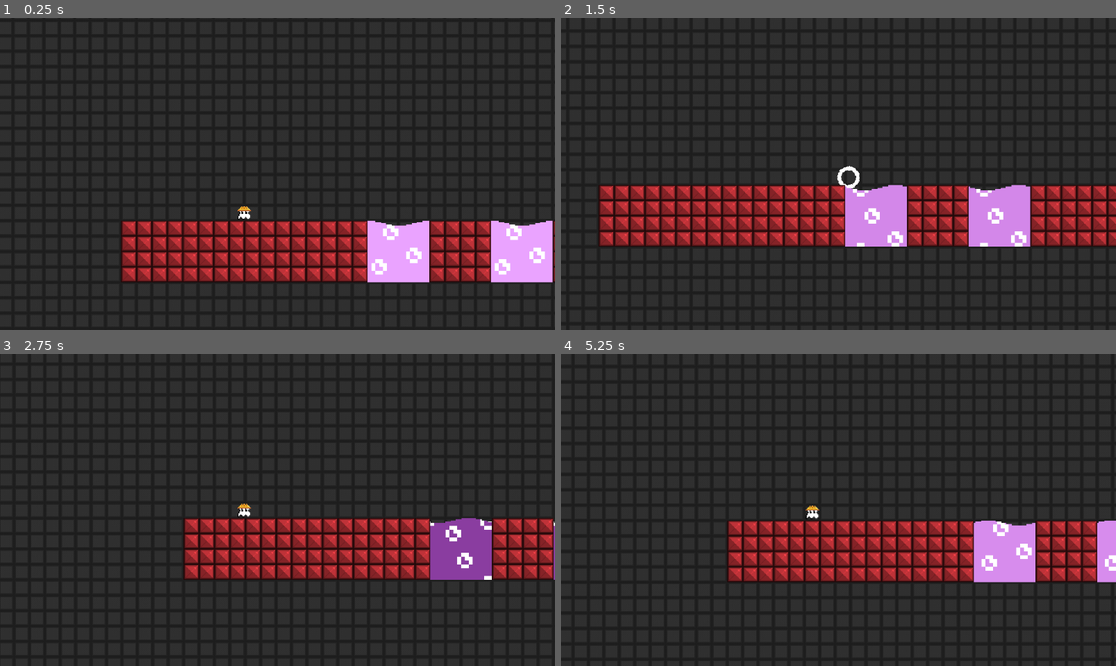
Above: before the commit, frames 1-4 (two rows, left to right).
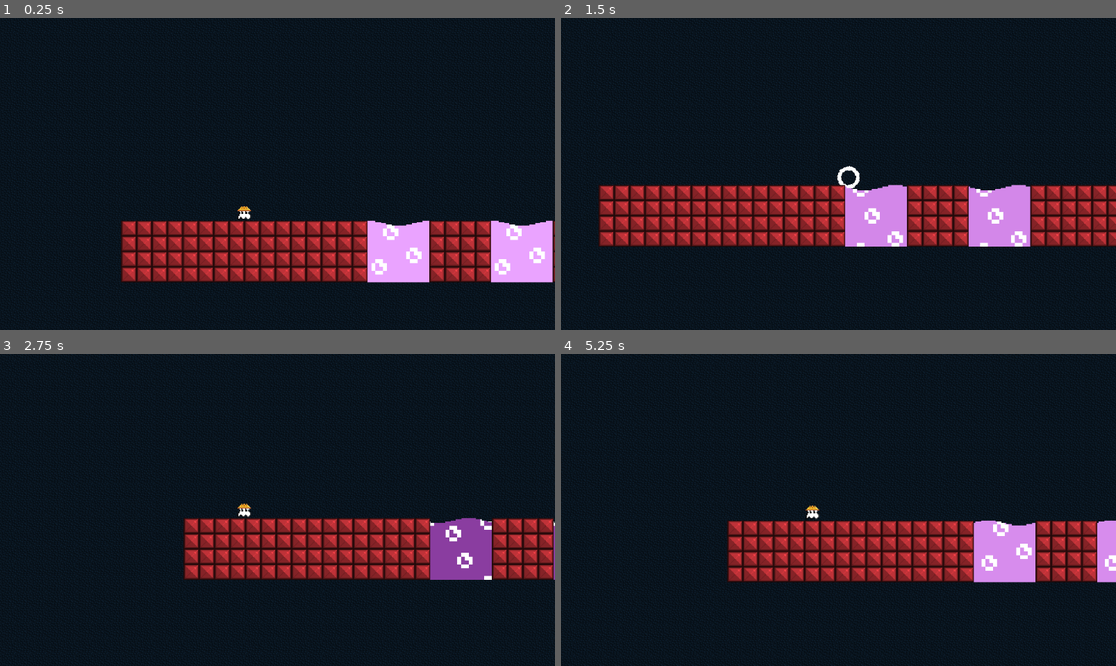
Above: after the commit, the same moments.

Repository: Monczak/warsztatyletni2025
Game: Godot game, scene res://src/Root.tscn
The game is run twice, just before and just after one commit, with the same random seed, the same clock (stepped at 60 frames per second) and the same inputs.
Inputs (mouse positions are in pixels of both pictures, inside the frame that each line leads up to):
- Up to frame 1 (0.25 s): no input
- Up to frame 2 (1.5 s): move the mouse to (960, 158) at 0.52 s; hold Right (MoveRight) from 0.53 s (still down); tap Z (Interact) at 0.6, 1.35 s; click (960, 158) at 0.67 s; tap Up (Jump) at 0.77 s; move the mouse to (727, 189) at 1.27 s
- Up to frame 3 (2.75 s): tap Up (Jump) at 1.52 s; move the mouse to (333, 441) at 2.02 s; release Right (MoveRight) at 2.03 s; hold Left (MoveLeft) from 2.03 s (still down); tap Z (Interact) at 2.1 s
- Up to frame 4 (5.25 s): move the mouse to (810, 572) at 2.77 s; release Left (MoveLeft) at 2.78 s; hold Right (MoveRight) 2.78-4.28 s; tap Z (Interact) every 0.75 s from 2.85 to 5.1 s; click (810, 572) at 2.92 s; tap Up (Jump) at 3.02, 3.77, 4.52 s; move the mouse to (1005, 556) at 3.52 s; move the mouse to (672, 463) at 4.27 s; hold Left (MoveLeft) 4.28-5.03 s; move the mouse to (866, 510) at 5.02 s; hold Right (MoveRight) from 5.03 s (still down); click (866, 510) at 5.17 s

The runs differ from the first frame. In frame 1, 60% of the frame differs, in the area x 0-100%, y 0-100%; in frame 2, 59%; in frame 3, 62%; in frame 4, 62%.

Commit message:
Revert old background

Diff:
--- a/src/Background.tscn
+++ b/src/Background.tscn
@@ -1,16 +1,16 @@
 [gd_scene load_steps=3 format=3 uid="uid://bpl8ff35757bq"]
 
 [ext_resource type="Script" path="res://src/Background.gd" id="1_gya2p"]
-[ext_resource type="Texture2D" uid="uid://6tp0gx2h12df" path="res://images/Background2.png" id="2_aqij2"]
+[ext_resource type="Texture2D" uid="uid://c2wqu5e88abbt" path="res://images/Dirt.png" id="2_3q365"]
 
 [node name="Background" type="Node2D"]
 z_index = -100
 script = ExtResource("1_gya2p")
 
 [node name="Sprite2D" type="Sprite2D" parent="."]
-modulate = Color(0.190762, 0.190762, 0.190762, 1)
+modulate = Color(0.0882994, 0.198858, 0.301477, 1)
 texture_repeat = 2
 scale = Vector2(2, 2)
-texture = ExtResource("2_aqij2")
+texture = ExtResource("2_3q365")
 region_enabled = true
 region_rect = Rect2(0, 0, 1024, 1024)
